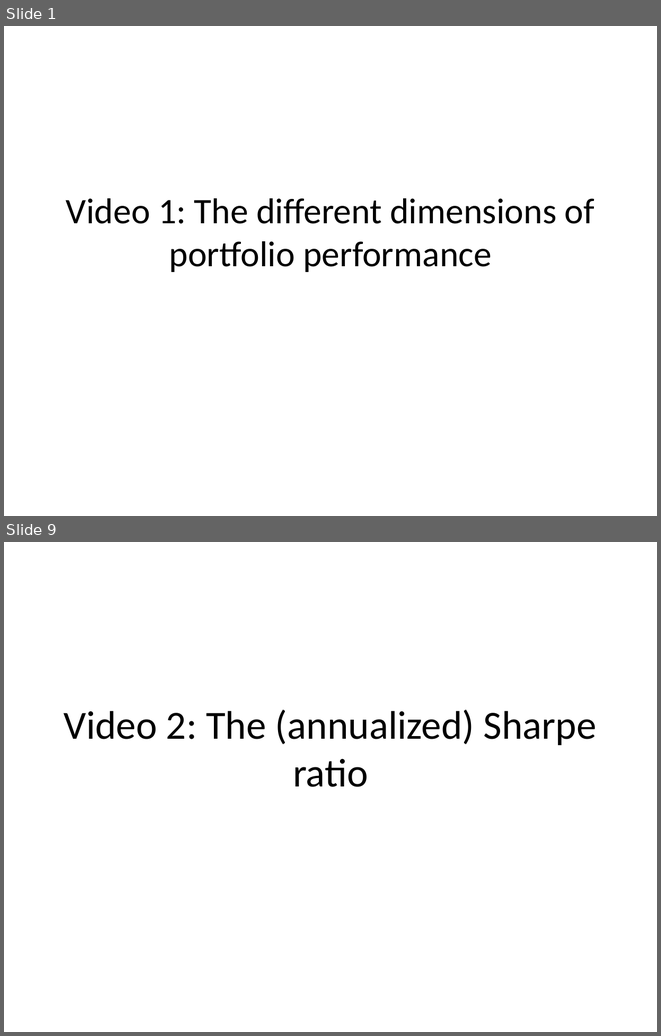
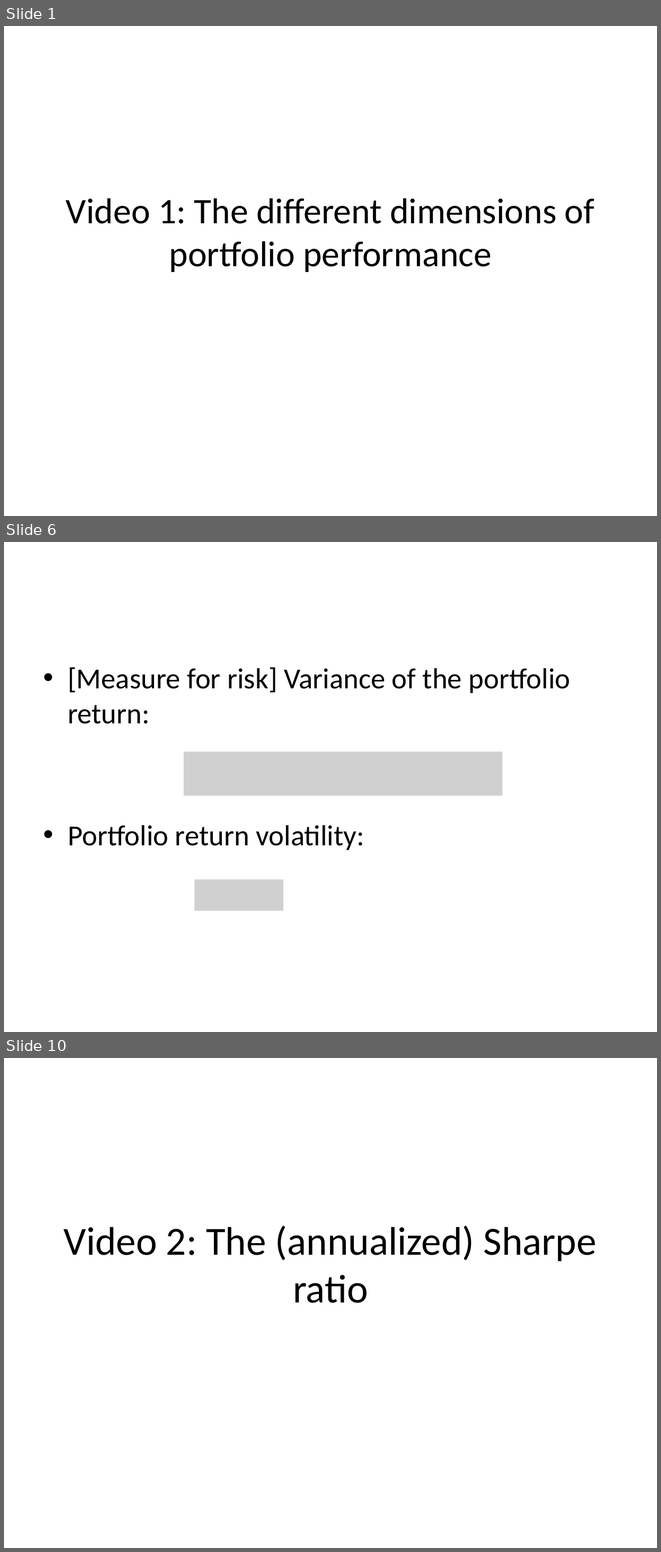
Before and after one commit to saciestudio/courses-intro-portfolio-analysis, a slide deck: scripts/Chapter2.pptx. Shown one above the other, each under a label of ours: slides 1 and 9 before the commit, slides 1, 6 and 10 after it; the slides between them are not shown. The pictures are 661x1036 and 661x1552 pixels, drawn with LibreOffice and Linux fonts; fonts in the diff are those of the drawing; grey boxes stand for pictures. Boxes give left, top, right and bottom in pixels: in the first picture for what was removed or moved away, otherwise in the second. Text is boxed around its words. In the diff, an @@ line names an element or a change of style, - is before the commit and + after.

```diff
--- a/scripts/Chapter2.pptx
+++ b/scripts/Chapter2.pptx
@@ slide 6 added at [4,542,657,1032], background #FFFFFF @@
@@ text added at [68,667,571,850], 32 pt, text #000000 @@
+• [Measure for risk] Variance of the portfolio return:
+• Portfolio return volatility:
@@ picture added at [184,751,502,796] @@
@@ picture added at [195,880,283,911] @@
@@ what was slide 9 is now slide 10 @@
```
Also in this commit, not shown: 19 other slides added, 2 slides removed, 3 other files.
